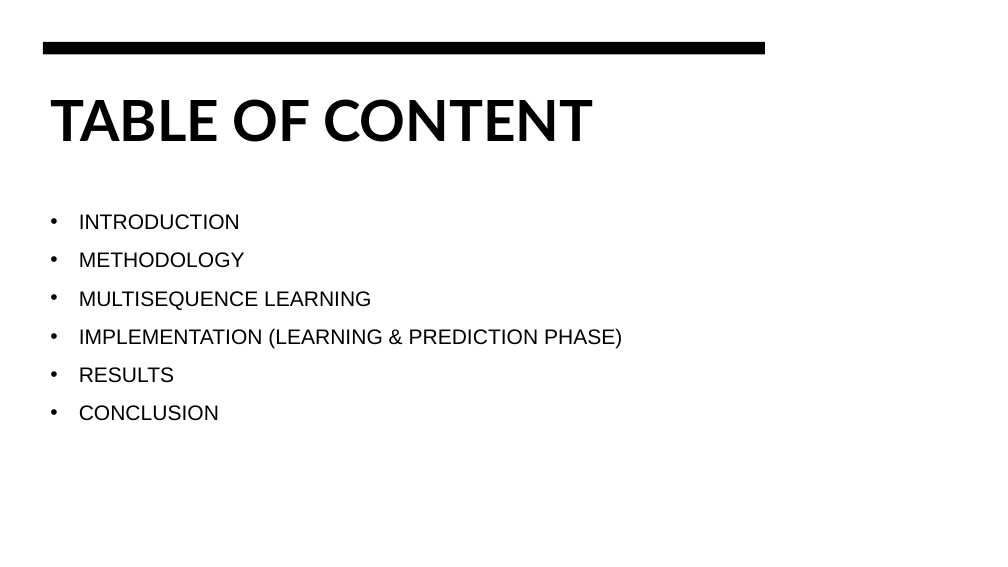
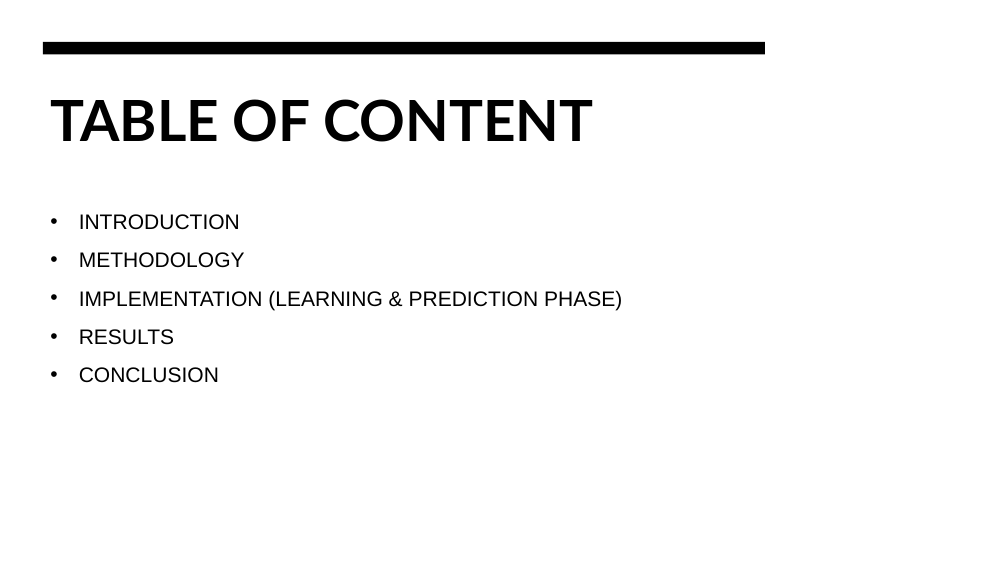
Before and after one commit to faizmohammedkhan7/neocortexapi, a slide deck: slide 3 of source/MySEProject/Documentation/ML-22-23-15 Approve Prediction of Multisequence Learning .pptx. Drawn at 1008x567 pixels with LibreOffice and Linux fonts; fonts in the diff are those of the drawing. Boxes give left, top, right and bottom in pixels: in the first picture for what was removed or moved away, otherwise in the second. Text is boxed around its words. In the diff, an @@ line names an element or a change of style, - is before the commit and + after.

Commit message:
Modified the content in PPT

```diff
--- a/source/MySEProject/Documentation/ML-22-23-15 Approve Prediction of Multisequence Learning .pptx
+++ b/source/MySEProject/Documentation/ML-22-23-15 Approve Prediction of Multisequence Learning .pptx
@@ text at (79,291,371,310): paragraph removed @@
-• MULTISEQUENCE LEARNING
```
Also in this commit, not shown: 5 other slides changed, 1 slide added, 1 slide removed.
